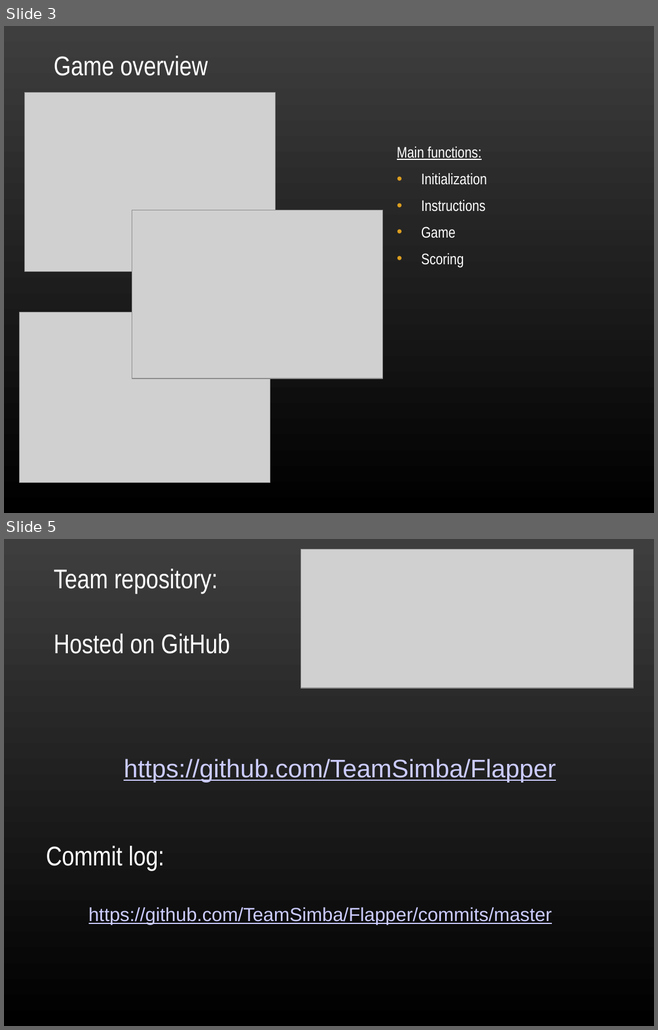
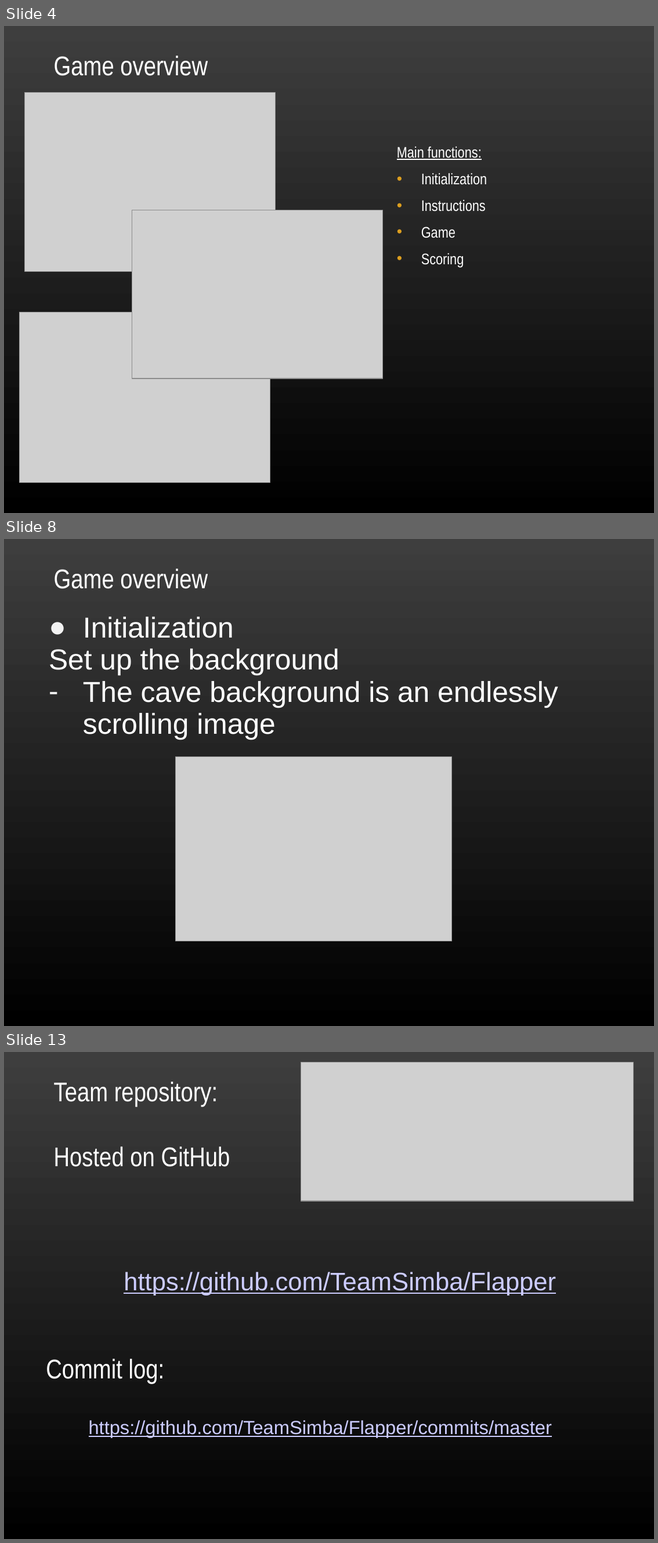
Before and after one commit to TeamSimba/Flapper, a slide deck: Flappy/Documentation/presentation.ppt. Shown one above the other, each under a label of ours: slides 3 and 5 before the commit, slides 4, 8 and 13 after it; the slides between them are not shown. The pictures are 658x1030 and 658x1543 pixels, drawn with LibreOffice and Linux fonts; fonts in the diff are those of the drawing; grey boxes stand for pictures; background and template pictures are left out. Boxes give left, top, right and bottom in pixels: in the first picture for what was removed or moved away, otherwise in the second. Text is boxed around its words. In the diff, an @@ line names an element or a change of style, - is before the commit and + after.

```diff
--- a/Flappy/Documentation/presentation.ppt
+++ b/Flappy/Documentation/presentation.ppt
@@ slide 8 added at box(4, 539, 654, 1026), background picture (left out) @@
@@ text added at box(54, 569, 208, 589), 30 pt, text #FFFFFF @@
+Game overview
@@ text added at box(49, 617, 557, 740), 32 pt, text #FFFFFF @@
+● Initialization
+Set up the background
+– The cave background is an endlessly scrolling image
@@ picture added at box(176, 757, 452, 942) @@
@@ what was slide 3 is now slide 4 @@
@@ what was slide 5 is now slide 13 @@
```
Also in this commit, not shown: 7 other slides added.
